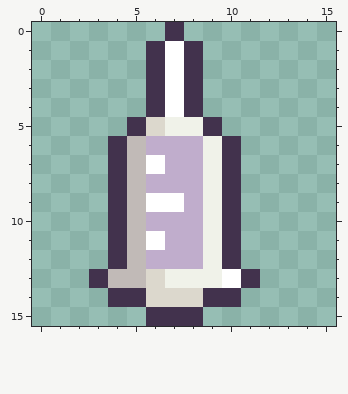
Edited in one commit: pixel-art file (Assets/Sprites/SickPeople/NeedSlimeyInjection.aseprite). Above, as it was before the edit.
16x16 pixels, 1 frame.
And afterwards:
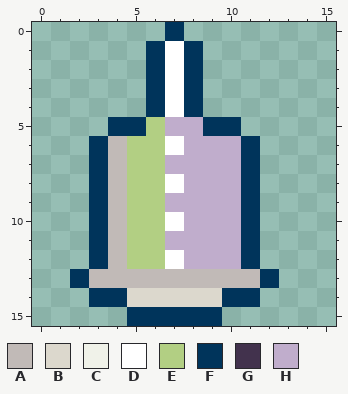
Palette (. is transparent): A #c1bab7  B #dcd8cd  C #f0f2e9  D #ffffff  E #b2cf83  F #00345b  G #42324d  H #c0adcc
Difference:
layer "Slimey Rabies" now hidden
layer "Total Blueness" now hidden
layer "GlitterVirus" added
Changed rows in their new state; - is an unchanged pixel.
Layer "GlitterVirus":
first column x 2:
 0 -----F-----
 1 ----F-F----
 2 ----F-F----
 3 ----F-F----
 4 ----F-F----
 5 --FFEHHFF--
 6 -FAEED-HHF-
 7 -FAEE--HHF-
 8 -FAEED-HHF-
 9 -FAEEH-HHF-
10 -FAEED-HHF-
11 -FAEE--HHF-
12 -FAEED-HHF-
13 FA--AAAAAAF
14 -FFB---BFF-
15 ---FFFFF---
Changed places in both pictures, as pixel boxes (x1, y1, x2, y2):
changed: (70, 22, 279, 326)
